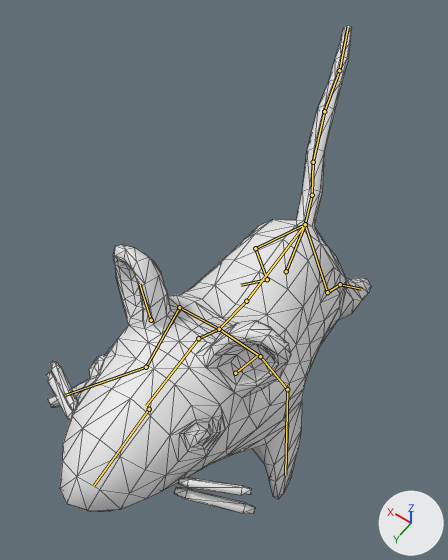
An edit to the Blender file my_xue_run.blend, drawn before and after from the same camera.
Camera for both pictures: a 50 mm camera at (-0.412, 0.682, 1.398) aimed at (0.074, 0.002, 0.33). The axes (+X, +Y, +Z) are drawn at lower right. The lights are the same throughout. The first picture is the older version. Both versions are drawn at frame 12 of the action 'Mouse.ArmatureAction'; the numbers are the values there. The bones that bend it are drawn over the model as lines. Mesh edges are drawn as thin lines.

Names of what the first picture shows: 'Mouse'.
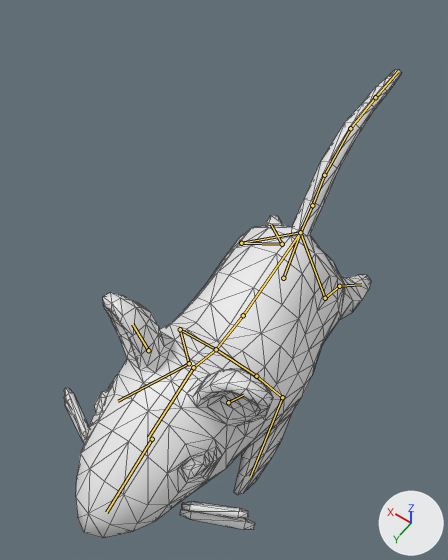
Commit message: Retarget run from reference mouse gallop

Location of each change, (x1, y1, x2, y2) in pixels of the pictures (448 x 560 px):
'Mouse', posed
    before: (46, 26, 371, 514)
    after: (64, 69, 401, 538)
bone 'spine.001', root to tip
    before: (286, 271) to (305, 224)
    after: (283, 278) to (300, 232)
bone 'tail.4', root to tip
    before: (305, 224) to (312, 195)
    after: (300, 232) to (312, 205)
bone 'tail.3', root to tip
    before: (312, 195) to (313, 162)
    after: (312, 205) to (324, 175)
bone 'tail.2', root to tip
    before: (313, 162) to (324, 111)
    after: (324, 175) to (350, 128)
bone 'tail.1', root to tip
    before: (324, 111) to (339, 70)
    after: (350, 128) to (375, 97)
bone 'tail.tip', root to tip
    before: (339, 70) to (348, 27)
    after: (375, 97) to (398, 71)
bone 'spine', root to tip
    before: (305, 224) to (246, 301)
    after: (300, 232) to (243, 315)
bone 'torso', root to tip
    before: (246, 301) to (219, 329)
    after: (243, 315) to (216, 349)
bone 'ear.R', root to tip
    before: (151, 320) to (139, 284)
    after: (148, 350) to (132, 324)
bone 'Bone.006', root to tip
    before: (219, 329) to (179, 307)
    after: (216, 349) to (180, 329)
bone 'frontleg.upper.R', root to tip
    before: (179, 307) to (146, 367)
    after: (180, 329) to (189, 363)
bone 'frontleg.lower.R', root to tip
    before: (146, 367) to (65, 395)
    after: (189, 363) to (118, 401)
bone 'Bone', root to tip
    before: (219, 329) to (260, 356)
    after: (216, 349) to (256, 376)
bone 'frontleg.upper.L', root to tip
    before: (260, 356) to (287, 389)
    after: (256, 376) to (282, 397)
bone 'frontleg.lower.L', root to tip
    before: (287, 389) to (285, 475)
    after: (282, 397) to (250, 476)
bone 'hip.R', root to tip
    before: (305, 224) to (255, 248)
    after: (300, 232) to (241, 243)
bone 'hindleg.upper.R', root to tip
    before: (255, 248) to (267, 279)
    after: (241, 243) to (282, 244)
bone 'hindleg.lower.R', root to tip
    before: (267, 279) to (241, 285)
    after: (282, 244) to (271, 224)
bone 'hindleg.lower.L', root to tip
    before: (340, 284) to (361, 289)
    after: (339, 286) to (361, 284)

What the commit changed:
Bone 'spine.001' (bone_spine_001) moves from (0.0, 0.0, -0.014) to (0.001, -0.02, -0.007).
Bone 'spine.001' (bone_spine_001) turns from (-2, 0, 0) to (-7, 0, 0) degrees about its own x, y and z.
Bone 'tail.4' (bone_tail_4) turns from (-4, -1, -12) to (-3, 0, 0) degrees about its own x, y and z.
Bone 'tail.3' (bone_tail_3) turns from (-4, -1, -11) to (-7, 0, 0) degrees about its own x, y and z.
Bone 'tail.2' (bone_tail_2) turns from (-3, 0, -7) to (-13, 0, 0) degrees about its own x, y and z.
Bone 'tail.1' (bone_tail_1) turns from (-2, 0, -1) to (-13, 0, 0) degrees about its own x, y and z.
Bone 'tail.tip' (bone_tail_tip) turns from (-1, 0, 6) to (-13, 0, 0) degrees about its own x, y and z.
Bone 'spine' (bone_spine) turns from (-2, 0, 0) to (-4, 0, 0) degrees about its own x, y and z.
Bone 'torso' (bone_torso) turns from (2, 0, 0) to (-5, 0, 0) degrees about its own x, y and z.
Bone 'ear.R' (bone_ear_r) turns from (0, 0, 0) to (2, 0, 0) degrees about its own x, y and z.
Bone 'Bone.006' (bone_bone_006) turns from (6, 0, 0) to (0, 0, 0) degrees about its own x, y and z.
Bone 'frontleg.upper.R' (bone_frontleg_upper_r) turns from (23, 0, 0) to (1, 0, 0) degrees about its own x, y and z.
Bone 'frontleg.lower.R' (bone_frontleg_lower_r) turns from (26, 0, 0) to (46, 0, 0) degrees about its own x, y and z.
Bone 'Bone' (bone_bone) turns from (-6, 0, 0) to (-4, 0, 0) degrees about its own x, y and z.
Bone 'frontleg.upper.L' (bone_frontleg_upper_l) turns from (-23, 0, 0) to (-15, 0, 0) degrees about its own x, y and z.
Bone 'frontleg.lower.L' (bone_frontleg_lower_l) turns from (10, 0, 0) to (39, 0, 0) degrees about its own x, y and z.
Bone 'hip.R' (bone_hip_r) turns from (-8, 0, 0) to (9, 0, 0) degrees about its own x, y and z.
Bone 'hindleg.upper.R' (bone_hindleg_upper_r) turns from (-25, 0, 0) to (30, 0, 0) degrees about its own x, y and z.
Bone 'hindleg.lower.R' (bone_hindleg_lower_r) turns from (12, 0, 0) to (27, 0, 0) degrees about its own x, y and z.
Bone 'hindleg.lower.L' (bone_hindleg_lower_l) turns from (27, 0, 0) to (30, 0, 0) degrees about its own x, y and z.
